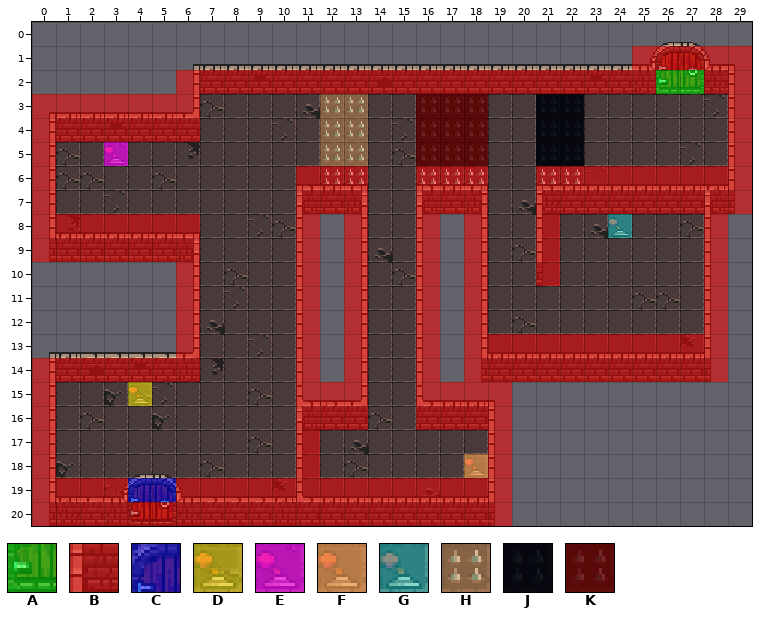
An edit to a level. Tiled map, Output/Assets/Maps/dungeonMid.tmx. Above is the file before it was changed.
Cells are 16x16 px. Shown: x 0..29, y 0..20.
Key: from "colors": A 0, B 1, C 2, D 3, E 4, F 6, G 7, H 8, J 10, K 11.
_ is an empty cell.
Layers that did not change in this view are not listed.
Layer "colliders" before, first column x 0:
 0 ______________________________
 1 _________________________BBBBB
 2 ______BBBBBBBBBBBBBBBBBBBBAABB
 3 BBBBBBB_____HH__KKK__JJ______B
 4 BBBBBBB_____HH__KKK__JJ______B
 5 B__E________HH__KKK__JJ______B
 6 B__________BBB__BBB__BBBBBBBBB
 7 B__________BBB__BBB__BBBBBBBBB
 8 BBBBBBB____B_B__B_B__B__G___B_
 9 BBBBBBB____B_B__B_B__B______B_
10 ______B____B_B__B_B__B______B_
11 ______B____B_B__B_B_________B_
12 ______B____B_B__B_B_________B_
13 ______B____B_B__B_BBBBBBBBBBB_
14 BBBBBBB____B_B__B_BBBBBBBBBBB_
15 B___D______BBB__BBBB__________
16 B__________BBB__BBBB__________
17 B__________B_______B__________
18 B__________B______FB__________
19 BBBBCCBBBBBBBBBBBBBB__________
20 BBBBBBBBBBBBBBBBBBBB__________
The result:
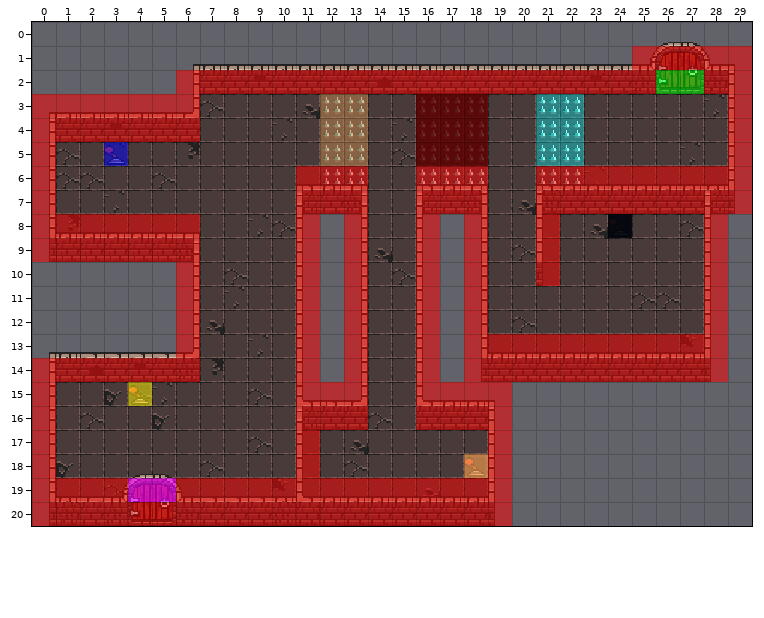
See-through tiles are keyed as they look on the map.
Change:
Layer "colliders":
Tile E gives way to tile C in row 5 at x 3.
Tile C gives way to tile E in row 19 at x 4 to 5.
Tile J gives way to tile G in rows 3 to 5 at x 21 to 22.
Tile G gives way to tile J in row 8 at x 24.
Boxes around the changes in both pictures, in picture pixels (x1, y1, x2, y2):
changed: (536, 94, 584, 166)
changed: (104, 142, 128, 166)
changed: (608, 214, 632, 238)
changed: (128, 478, 176, 502)
